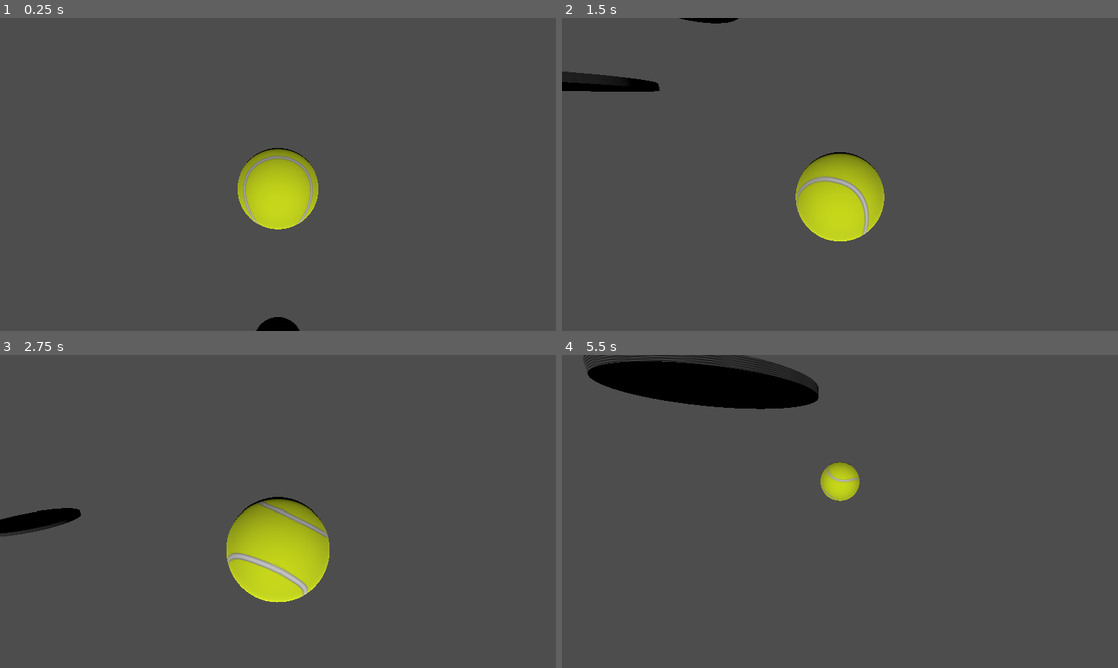
Above: before the commit, frames 1-4 (two rows, left to right).
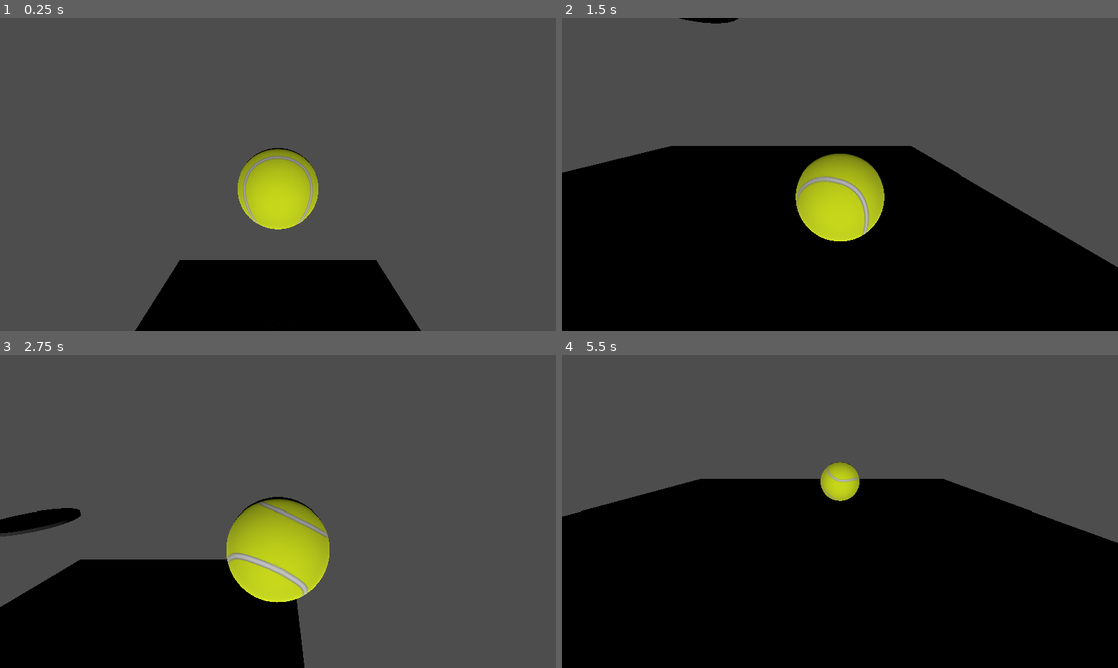
Above: after the commit, the same moments.

Repository: boredchef/bounce-back
Game: Godot game, scene res://Levels/level_4.tscn
The game is run twice, just before and just after one commit, with the same random seed, the same clock (stepped at 60 frames per second) and the same inputs. This scene is started directly instead of the project's main scene.
Inputs:
- Up to frame 1 (0.25 s): no input
- Up to frame 2 (1.5 s): hold D (Right) 0.53-1.28 s; hold S (Down) from 1.28 s (still down)
- Up to frame 3 (2.75 s): release S (Down) at 2.03 s; hold D (Right) from 2.03 s (still down)
- Up to frame 4 (5.5 s): release D (Right) at 2.78 s; hold W (Up) 2.78-3.53 s; hold A (Left) 3.53-5.03 s; hold S (Down) from 5.03 s (still down)

The runs differ from the first frame. In frame 1, 9.6% of the frame differs, in the area x 24-76%, y 77-100%; in frame 2, 48%; in frame 3, 16%; in frame 4, 61%, in the area x 0-100%, y 0-100%.

Commit message:
Nathan Child of Bees you have made a mortal enemy for life

Diff:
--- a/bounce-back/Levels/level_4.tscn
+++ b/bounce-back/Levels/level_4.tscn
@@ -2,14 +2,24 @@
 
 [ext_resource type="PackedScene" uid="uid://dpyakersvlvjj" path="res://Elements/Player/player.tscn" id="1_ftfcu"]
 [ext_resource type="PackedScene" uid="uid://do028lkniieeb" path="res://level_complete.tscn" id="2_e78ah"]
+[ext_resource type="Texture2D" uid="uid://bssu5wxehe1b2" path="res://Sprites/FluffingCobblestone.png" id="2_hvgxt"]
 [ext_resource type="Script" uid="uid://re5wqeiheebp" path="res://moving_platform.gd" id="3_t60mx"]
 [ext_resource type="Script" uid="uid://d3gxpf1afxhfa" path="res://Elements/Trampoline on God/trampoline_checkpoint.gd" id="4_ujo87"]
 [ext_resource type="Texture2D" uid="uid://b3kc2xyjcq1nj" path="res://Sprites/seamless-curve-lines-motifs-pattern-contemporary-decoration-for-interior-exterior-carpet-textile-garment-cloth-silk-tile-plastic-paper-wrapping-wallpaper-background-ect-vector.jpg" id="5_hvgxt"]
-[ext_resource type="PackedScene" uid="uid://b5w2ofm11u74j" path="res://Elements/Moving Trampoline/moving_platform.tscn" id="6_hvgxt"]
 
 [sub_resource type="WorldBoundaryShape3D" id="WorldBoundaryShape3D_v8ptl"]
 
 [sub_resource type="WorldBoundaryShape3D" id="WorldBoundaryShape3D_tb2w5"]
+
+[sub_resource type="StandardMaterial3D" id="StandardMaterial3D_waaef"]
+albedo_texture = ExtResource("2_hvgxt")
+uv1_triplanar = true
+uv1_world_triplanar = true
+uv2_triplanar = true
+uv2_world_triplanar = true
+
+[sub_resource type="PlaneMesh" id="PlaneMesh_v8ptl"]
+material = SubResource("StandardMaterial3D_waaef")
 
 [sub_resource type="WorldBoundaryShape3D" id="WorldBoundaryShape3D_6xw43"]
 
@@ -84,6 +94,10 @@
 [node name="CollisionShape3D" type="CollisionShape3D" parent="StaticBody3D" unique_id=488299449]
 shape = SubResource("WorldBoundaryShape3D_tb2w5")
 
+[node name="MeshInstance3D" type="MeshInstance3D" parent="StaticBody3D/CollisionShape3D" unique_id=811207009]
+transform = Transform3D(7.327618, 0, 0, 0, 1, 0, 0, 0, 7.327618, 0, 0, 0)
+mesh = SubResource("PlaneMesh_v8ptl")
+
 [node name="CollisionShape3D3" type="CollisionShape3D" parent="StaticBody3D" unique_id=640979041]
 transform = Transform3D(-4.371139e-08, 1, 0, -1, -4.371139e-08, 0, 0, 0, 1, -15.001249, 0, 0)
 shape = SubResource("WorldBoundaryShape3D_6xw43")
@@ -133,7 +147,4 @@
 [node name="PathFollow3D" type="PathFollow3D" parent="Moving Platform/Path3D" unique_id=2033501963]
 transform = Transform3D(-4.371139e-08, 1, -4.371139e-08, 0, -4.371139e-08, -1, -1, -4.371139e-08, 1.9106855e-15, 0, 0, 0)
 
-[node name="Moving Platform2" parent="." unique_id=775990988 instance=ExtResource("6_hvgxt")]
-transform = Transform3D(1, 0, 0, 0, 1, 0, 0, 0, 1, 0, 1.4407046, 2.7518675)
-
 [connection signal="body_entered" from="Moving Platform/Trampoline Checkpoint/Area3D" to="Moving Platform/Trampoline Checkpoint" method="_on_area_3d_body_entered"]
Binary file added: bounce-back/Sprites/FluffingCobblestone.png
Not shown, added: bounce-back/Sprites/FluffingCobblestone.png.import
